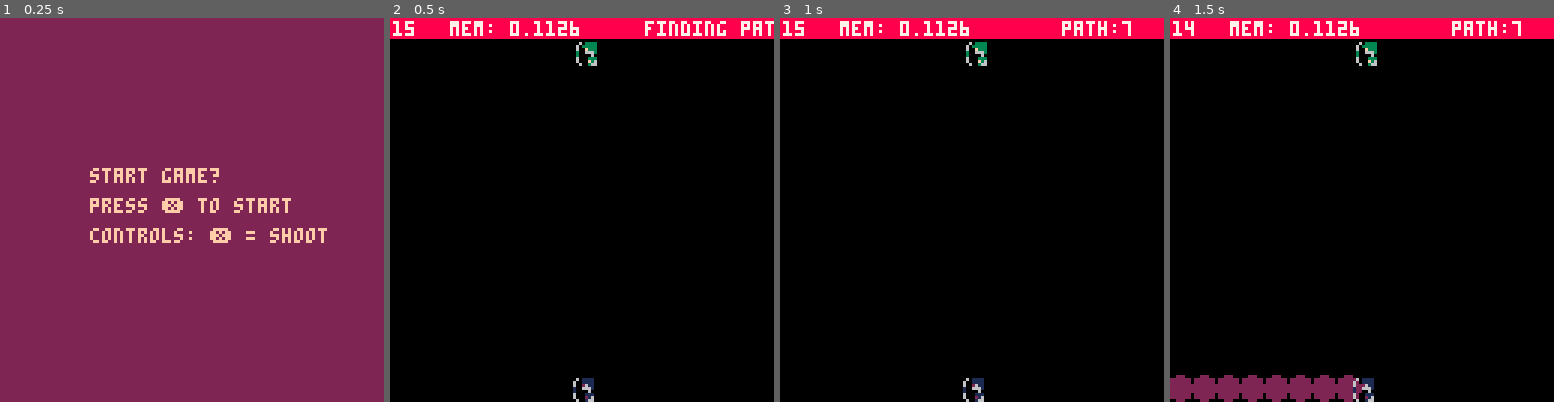
Above: before the commit, frames 1-4 (left to right).
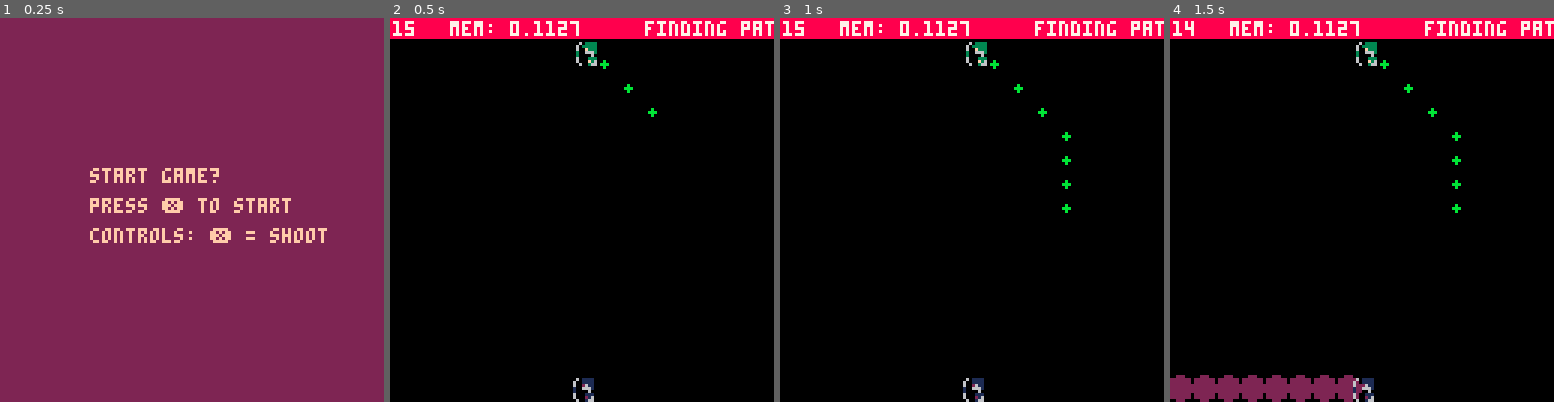
Above: after the commit, the same moments.

Repository: marcianoviereck/picogames
Game: PICO-8 cartridge pongpaint.p8
Same seed, same stepped clock (60 frames per second), same inputs: the game is played once before the commit and once after it.
Inputs:
- Up to frame 1 (0.25 s): no input
- Up to frame 2 (0.5 s): tap X (X key) at 0.33 s
- Up to frame 3 (1 s): no input
- Up to frame 4 (1.5 s): tap X (X key) at 1.07 s

Frame 1 is identical in both runs. In frame 2, 0.1% of the frame differs, in the area x 46-70%, y 0-26%; in frame 3, 1.0%, in the area x 46-100%, y 0-51%; in frame 4, 1.0%.

Commit message:
First version of pathing..

Diff:
--- a/pongpaint.p8
+++ b/pongpaint.p8
@@ -80,6 +80,14 @@
 			local level_sprite = level_sprites[i]
 			circfill(level_sprite.x, level_sprite.y, 4, level_sprite.c)
 		end
+
+		-- for pathing debug ! --
+		for i=1, #enemy.actions.path do
+			local tile = enemy.actions.path[i]
+			circfill(tile.x, tile.y, 1, 11)
+		end
+
+
 		draw_character(player)
 		draw_character(enemy)
 		draw_animations()
@@ -516,8 +524,6 @@
 	if closest_tile == target_tile then
 		-- done --
 		enemy.actions.finding_path = false
-	 debug_text = "path:"..#enemy.actions.path..""
-
 	else
 		add(enemy.actions.path, closest_tile)
 		--debug_text = closest_tile.x..":"..closest_tile.y
